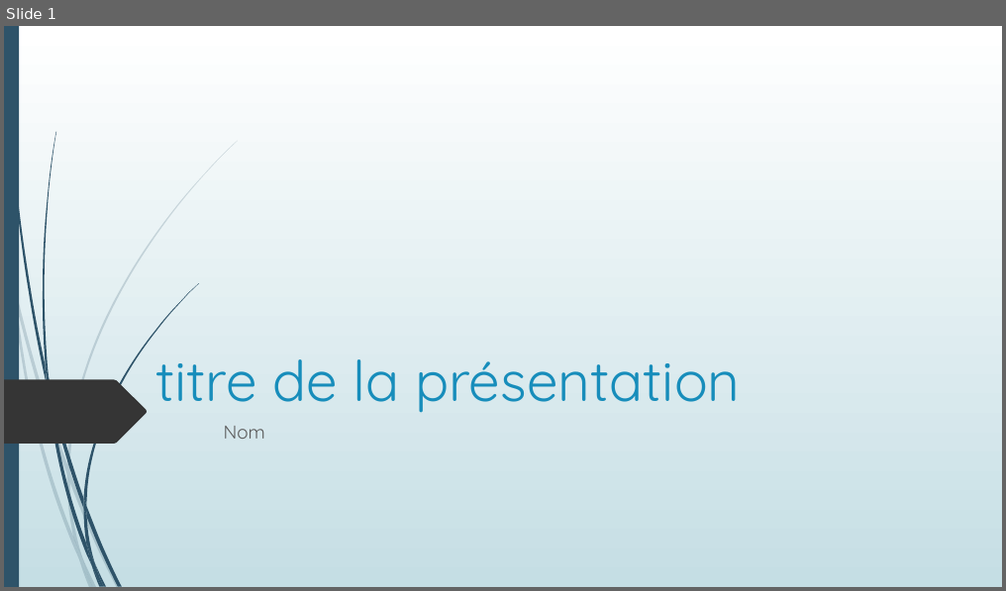
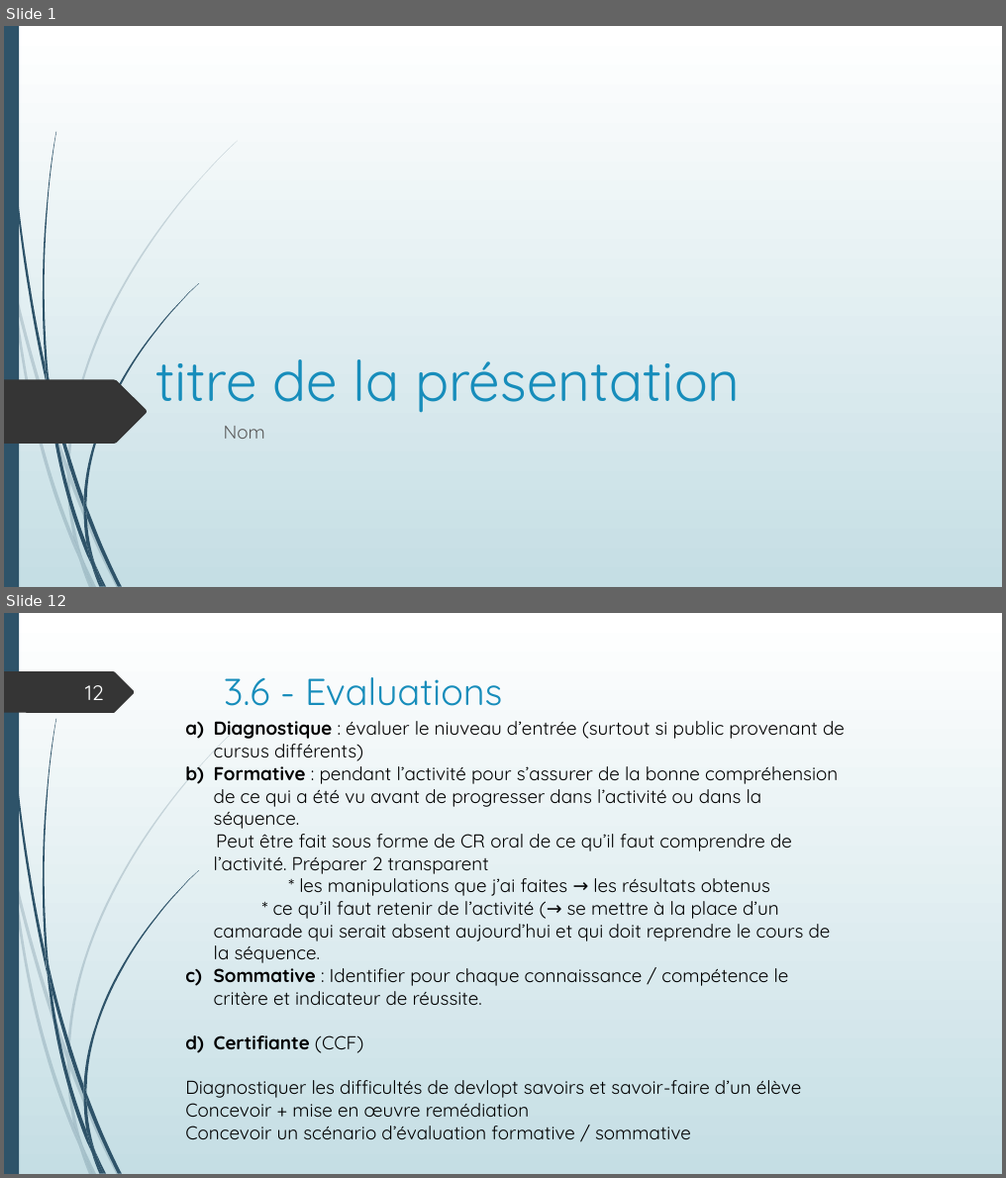
Before and after one commit to SdeuxiModeles/Modeles, a slide deck: N1.pptx. Shown one above the other, each under a label of ours: slide 1 before the commit, slides 1 and 12 after it; the slides between them are not shown. The pictures are 1006x591 and 1006x1178 pixels, drawn with LibreOffice and Linux fonts; fonts in the diff are those of the drawing. Boxes give left, top, right and bottom in pixels: in the first picture for what was removed or moved away, otherwise in the second. Text is boxed around its words. In the diff, an @@ line names an element or a change of style, - is before the commit and + after.

```diff
--- a/N1.pptx
+++ b/N1.pptx
@@ slide 12 added at (4, 613, 1002, 1174), background gradient #FFFFFF to #C5DEE5; not listed: 23 template elements that a slide beside it also shows @@
@@ freeform shape added at (4, 671, 135, 713), fill #353535 @@
@@ page number added at (85, 685, 104, 700), 20 pt, text #FEFFFF @@
+12
@@ title added at (224, 677, 502, 706), 36 pt, text #178DBB @@
+3.6 - Evaluations
@@ text added at (185, 721, 845, 1140), 18 pt, text #000000 @@
+a) Diagnostique : évaluer le niuveau d’entrée (surtout si public provenant de cursus différents)
+b) Formative : pendant l’activité pour s’assurer de la bonne compréhension de ce qui a été vu avant de progresser dans l’activité ou dans la séquence.
+Peut être fait sous forme de CR oral de ce qu’il faut comprendre de l’activité. Préparer 2 transparent
+* les manipulations que j’ai faites → les résultats obtenus
+* ce qu’il faut retenir de l’activité (→ se mettre à la place d’un camarade qui serait absent aujourd’hui et qui doit reprendre le cours de la séquence.
+c) Sommative : Identifier pour chaque connaissance / compétence le critère et indicateur de réussite.
+d) Certifiante (CCF)
+Diagnostiquer les difficultés de devlopt savoirs et savoir-faire d’un élève
+Concevoir + mise en œuvre remédiation
+Concevoir un scénario d’évaluation formative / sommative
```
Also in this commit, not shown: 1 slide changed, 23 other slides added, 7 slides removed.
